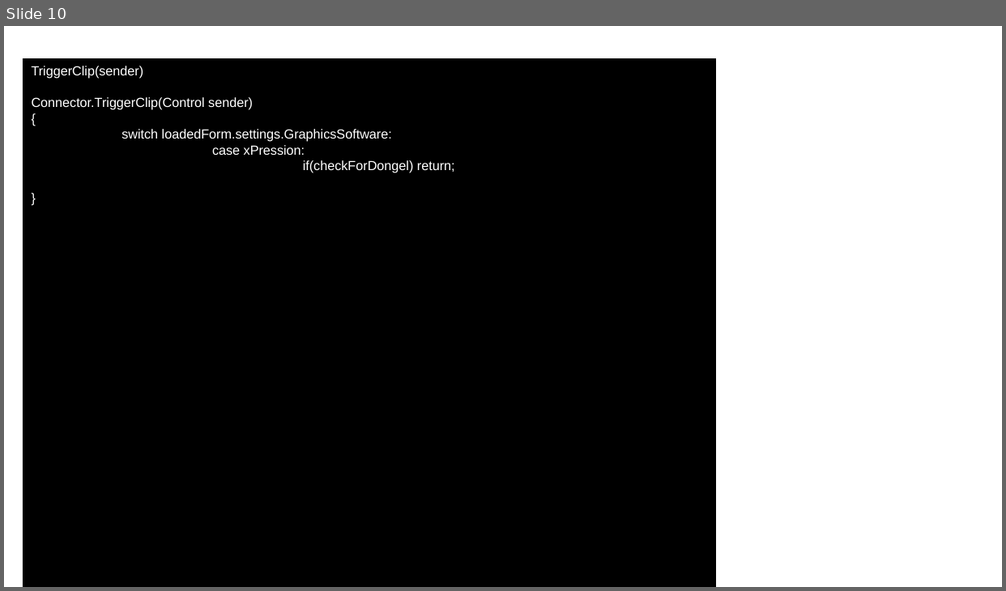
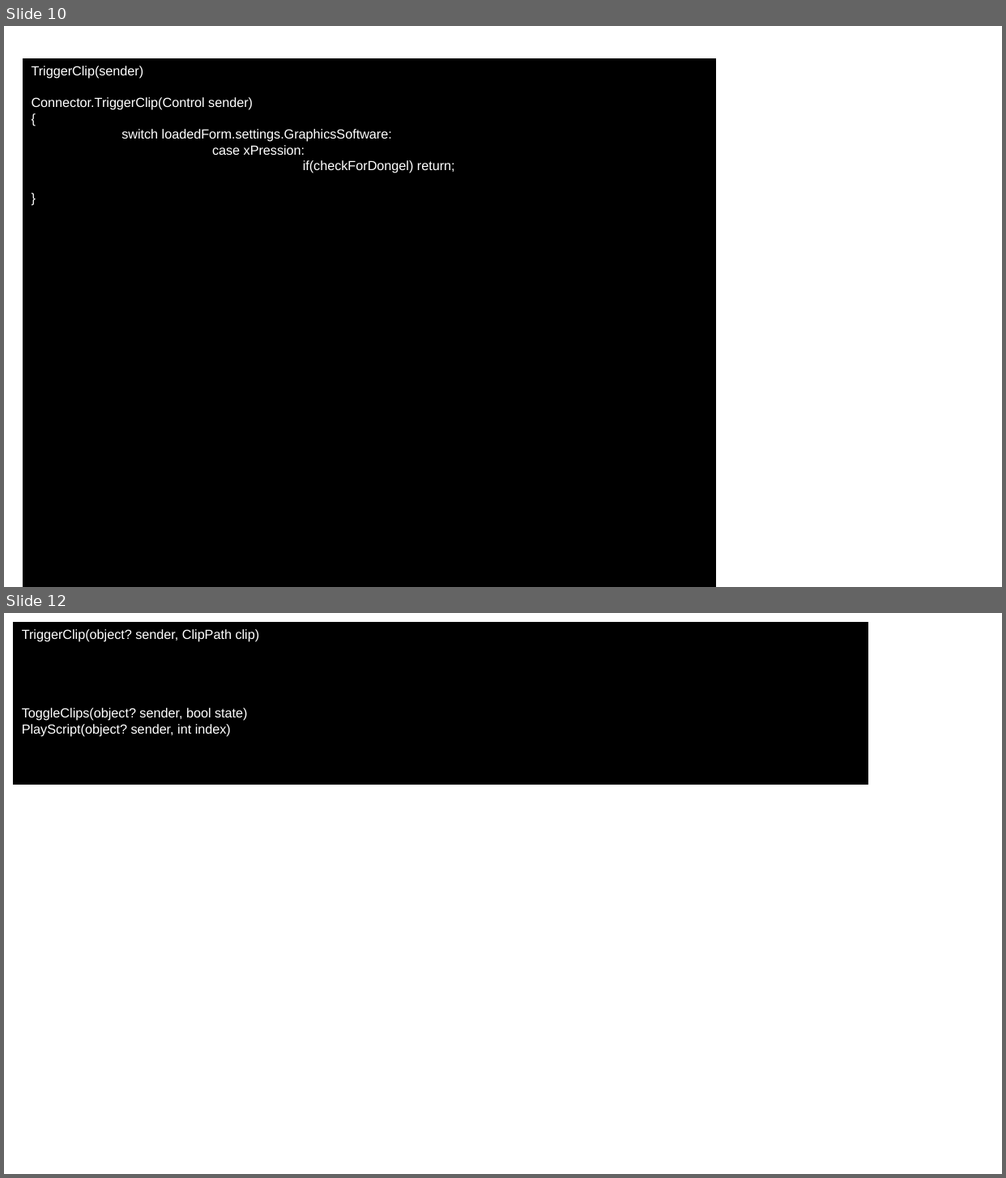
Before and after one commit to Uviloc/Operators_Solution, a slide deck: Connection/Uncompiled_Files/Project Structure.odp. Shown one above the other, each under a label of ours: slide 10 before the commit, slides 10 and 12 after it; the slides between them are not shown. The pictures are 1006x591 and 1006x1178 pixels, drawn with LibreOffice and Linux fonts; fonts in the diff are those of the drawing. Boxes give left, top, right and bottom in pixels: in the first picture for what was removed or moved away, otherwise in the second. Text is boxed around its words. In the diff, an @@ line names an element or a change of style, - is before the commit and + after.

```diff
--- a/Connection/Uncompiled_Files/Project Structure.odp
+++ b/Connection/Uncompiled_Files/Project Structure.odp
@@ slide 12 added at [4, 613, 1002, 1174], background #FFFFFF @@
@@ rectangle added at [13, 621, 870, 785], fill #000000, outline #FFFFFF 0 pt, 10.5 pt, text #FFFFFF @@
+TriggerClip(object? sender, ClipPath clip)
+ToggleClips(object? sender, bool state)
+PlayScript(object? sender, int index)
```
Also in this commit, not shown: 1 slide changed, 1 slide removed, 16 other files.
